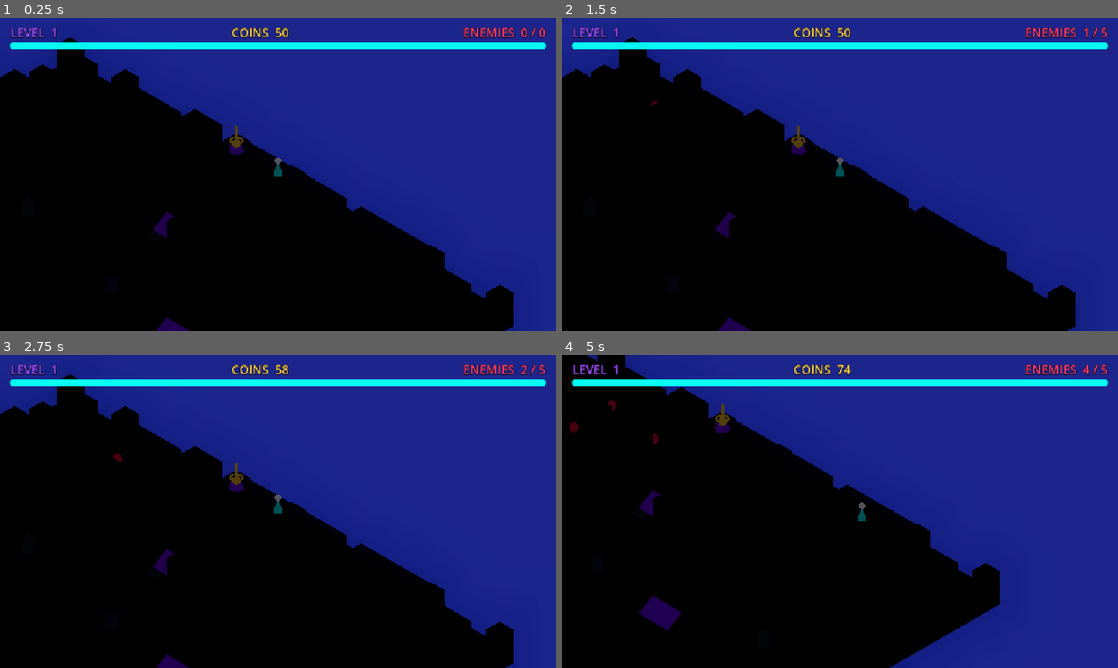
Above: before the commit, frames 1-4 (two rows, left to right).
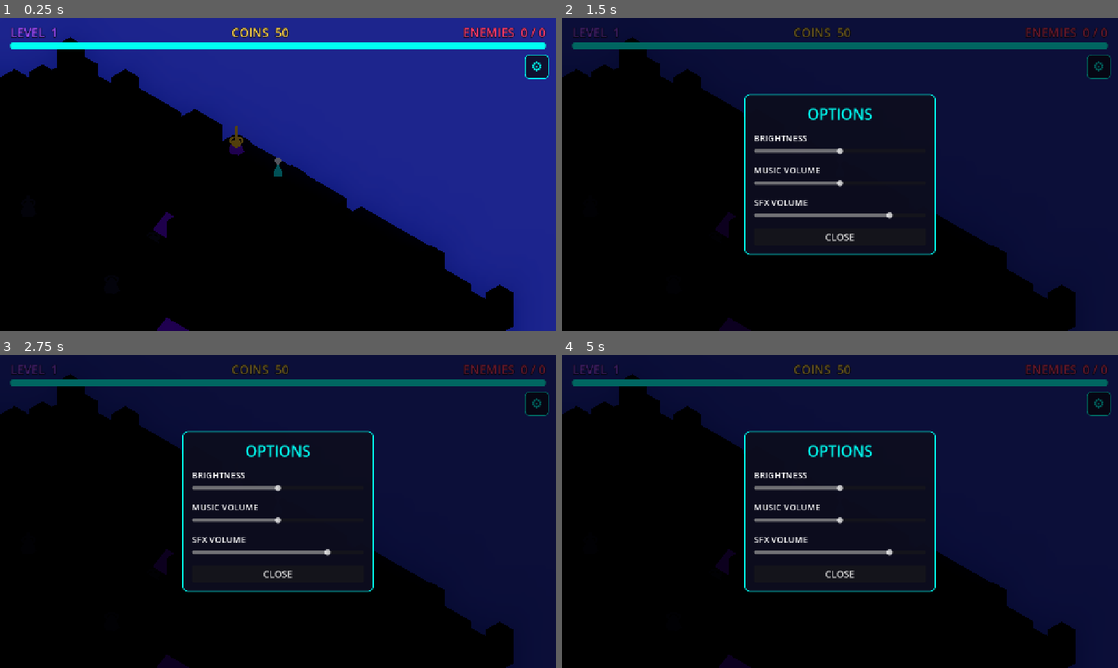
Above: after the commit, the same moments.

Repository: requaos/yarbell
Game: Godot game, scene res://scenes/game/game.tscn
Two runs of this game, one before a commit and one after it. Both use one fixed random seed, a clock stepped at 60 frames per second and the inputs below.
Inputs (mouse positions are in pixels of both pictures, inside the frame that each line leads up to):
- Up to frame 1 (0.25 s): no input
- Up to frame 2 (1.5 s): click (1101, 68) at 0.5 s, where only the run after the commit has a clickable "⚙"; click (1101, 68) at 1.25 s, where only the run after the commit has a clickable "⚙"
- Up to frame 3 (2.75 s): click (539, 405) at 2 s, where only the run after the commit has a clickable "⚙"
- Up to frame 4 (5 s): tap Enter at 2.75 s; move the mouse to (962, 495) at 2.77 s; click (962, 495) at 2.92 s; tap Space at 3.5 s; move the mouse to (728, 527) at 3.52 s; click (728, 527) at 3.67 s; move the mouse to (895, 442) at 4.27 s; click (895, 442) at 4.42 s

The runs differ from the first frame. In frame 1, 0.3% of the frame differs, in the area x 94-99%, y 11-20%; in frame 2, 59%; in frame 3, 59%; in frame 4, 64%, in the area x 0-100%, y 0-100%.

Commit message:
Add sound effects, ambient music, and an options modal
Procedural audio (no binary assets), autoloaded as Audio:
- SFX synthesised at runtime: tower firing, missile explosions, enemy deaths,
  played from a small polyphonic pool on an SFX bus.
- A looping ambient music bed on a Music bus: a pulsing drone + per-beat bass
  with light chime variation (A-minor pentatonic) sequenced over four measures,
  MIDI-style (Godot can't play .mid, so it's synthesised in code).

Options: a gear button on the UI edge opens a modal (pauses the game) with
sliders for game brightness (Environment post-process), music volume, and SFX
volume. Brightness routed through game.gd; volumes through the audio buses.

Diff:
--- a/game/project.godot
+++ b/game/project.godot
@@ -19,6 +19,7 @@
 
 Palette="*res://scripts/autoload/palette.gd"
 GameState="*res://scripts/autoload/game_state.gd"
+Audio="*res://scripts/autoload/audio.gd"
 
 [display]
 
--- /dev/null
+++ b/game/scripts/autoload/audio.gd
@@ -0,0 +1,195 @@
+extends Node
+## Procedural audio, autoloaded as "Audio". Synthesises all sound at runtime
+## (no binary audio assets): short SFX one-shots and a looping ambient music bed
+## — a pulsing drone + bass with light chime variation sequenced over four
+## measures (MIDI-style, since Godot can't play .mid directly). Music and SFX
+## have their own buses so their volume can be controlled independently.
+
+const MIX := 22050
+
+var _music_bus := 1
+var _sfx_bus := 2
+var _music_player: AudioStreamPlayer
+var _sfx_pool: Array[AudioStreamPlayer] = []
+var _sfx_next := 0
+var _sfx: Dictionary = {}
+
+func _ready() -> void:
+	process_mode = Node.PROCESS_MODE_ALWAYS
+	_setup_buses()
+	_build_sfx()
+	_build_sfx_pool()
+	_build_music()
+
+# --- buses / volume -----------------------------------------------------------
+
+func _setup_buses() -> void:
+	_music_bus = AudioServer.bus_count
+	AudioServer.add_bus()
+	AudioServer.set_bus_name(_music_bus, "Music")
+	AudioServer.set_bus_send(_music_bus, "Master")
+	_sfx_bus = AudioServer.bus_count
+	AudioServer.add_bus()
+	AudioServer.set_bus_name(_sfx_bus, "SFX")
+	AudioServer.set_bus_send(_sfx_bus, "Master")
+	set_music_volume(0.5)
+	set_sfx_volume(0.8)
+
+func set_music_volume(v: float) -> void:
+	AudioServer.set_bus_mute(_music_bus, v <= 0.001)
+	AudioServer.set_bus_volume_db(_music_bus, linear_to_db(clampf(v, 0.001, 1.0)))
+
+func set_sfx_volume(v: float) -> void:
+	AudioServer.set_bus_mute(_sfx_bus, v <= 0.001)
+	AudioServer.set_bus_volume_db(_sfx_bus, linear_to_db(clampf(v, 0.001, 1.0)))
+
+# --- playback -----------------------------------------------------------------
+
+func play_sfx(sfx_name: String) -> void:
+	if not _sfx.has(sfx_name) or _sfx_pool.is_empty():
+		return
+	var player := _sfx_pool[_sfx_next]
+	_sfx_next = (_sfx_next + 1) % _sfx_pool.size()
+	player.stream = _sfx[sfx_name]
+	player.play()
+
+func _build_sfx_pool() -> void:
+	for i in 10:
+		var player := AudioStreamPlayer.new()
+		player.bus = "SFX"
+		player.process_mode = Node.PROCESS_MODE_ALWAYS
+		add_child(player)
+		_sfx_pool.append(player)
+
+func _build_music() -> void:
+	_music_player = AudioStreamPlayer.new()
+	_music_player.bus = "Music"
+	_music_player.process_mode = Node.PROCESS_MODE_ALWAYS
+	_music_player.stream = _make_wav(_render_music(), true)
+	add_child(_music_player)
+	_music_player.play()
+
+# --- SFX synthesis ------------------------------------------------------------
+
+func _build_sfx() -> void:
+	_sfx["fire"] = _make_wav(_sfx_fire(), false)
+	_sfx["boom"] = _make_wav(_sfx_boom(), false)
+	_sfx["death"] = _make_wav(_sfx_death(), false)
+
+func _sfx_fire() -> PackedFloat32Array:
+	var n := int(0.09 * MIX)
+	var buf := PackedFloat32Array()
+	buf.resize(n)
+	var phase := 0.0
+	for i in n:
+		var k := float(i) / n
+		phase += TAU * lerpf(1300.0, 520.0, k) / MIX
+		buf[i] = sin(phase) * 0.5 * pow(1.0 - k, 2.0)
+	return buf
+
+func _sfx_boom() -> PackedFloat32Array:
+	var n := int(0.30 * MIX)
+	var buf := PackedFloat32Array()
+	buf.resize(n)
+	var phase := 0.0
+	for i in n:
+		var k := float(i) / n
+		phase += TAU * lerpf(150.0, 50.0, k) / MIX
+		var noise := (randf() * 2.0 - 1.0) * (1.0 - k)
+		buf[i] = (sin(phase) * 0.6 + noise * 0.5) * pow(1.0 - k, 1.4)
+	return buf
+
+func _sfx_death() -> PackedFloat32Array:
+	var n := int(0.22 * MIX)
+	var buf := PackedFloat32Array()
+	buf.resize(n)
+	var phase := 0.0
+	for i in n:
+		var k := float(i) / n
+		phase += TAU * lerpf(520.0, 90.0, k) / MIX
+		var noise := (randf() * 2.0 - 1.0) * 0.3 * (1.0 - k)
+		buf[i] = (sin(phase) * 0.5 + noise) * pow(1.0 - k, 1.6)
+	return buf
+
+# --- music synthesis ----------------------------------------------------------
+
+func _render_music() -> PackedFloat32Array:
+	var bpm := 80.0
+	var beat := 60.0 / bpm
+	var beats := 16                     # four 4/4 measures
+	var n := int(beat * beats * MIX)
+	var buf := PackedFloat32Array()
+	buf.resize(n)
+
+	# Ambient pulsing drone (freqs chosen for whole cycles over the loop so it
+	# repeats seamlessly).
+	_mix_drone(buf, 110.0, 0.06)        # A2
+	_mix_drone(buf, 165.0, 0.04)        # ~E3
+
+	# Pulsing bass on every beat.
+	for b in beats:
+		_mix_note(buf, b * beat, 110.0, beat * 0.9, 0.26, 0.01, 3.0)
+
+	# Light chime variation across the four measures (A-minor pentatonic).
+	var scale := [440.0, 523.25, 587.33, 659.25, 783.99]  # A C D E G
+	var chimes := [
+		[0.5, 3], [2.5, 0],
+		[4.0, 4], [6.5, 2],
+		[8.5, 1], [10.0, 3], [11.5, 0],
+		[12.0, 2], [14.0, 4],
+	]
+	for c in chimes:
+		var t: float = c[0] * beat
+		var f: float = scale[c[1]]
+		_mix_note(buf, t, f, 1.3, 0.14, 0.005, 2.2)
+		_mix_note(buf, t, f * 2.0, 1.0, 0.05, 0.005, 2.5)
+
+	_normalize(buf, 0.75)
+	return buf
+
+func _mix_drone(buf: PackedFloat32Array, freq: float, amp: float) -> void:
+	var phase := 0.0
+	for i in buf.size():
+		phase += TAU * freq / MIX
+		var lfo := 0.6 + 0.4 * sin(TAU * 0.5 * float(i) / MIX)  # 0.5 Hz pulse
+		buf[i] += sin(phase) * amp * lfo
+
+func _mix_note(buf: PackedFloat32Array, start_t: float, freq: float, dur: float, amp: float, attack: float, decay_pow: float) -> void:
+	var start := int(start_t * MIX)
+	var n := int(dur * MIX)
+	var phase := 0.0
+	for i in n:
+		var idx := start + i
+		if idx >= buf.size():
+			break
+		var k := float(i) / n
+		phase += TAU * freq / MIX
+		var atk := clampf(float(i) / maxf(1.0, attack * MIX), 0.0, 1.0)
+		buf[idx] += sin(phase) * amp * atk * pow(1.0 - k, decay_pow)
+
+func _normalize(buf: PackedFloat32Array, target: float) -> void:
+	var peak := 0.0
+	for v in buf:
+		peak = maxf(peak, absf(v))
+	if peak > 0.0001:
+		var scale := target / peak
+		for i in buf.size():
+			buf[i] *= scale
+
+# --- helpers ------------------------------------------------------------------
+
+func _make_wav(samples: PackedFloat32Array, loop: bool) -> AudioStreamWAV:
+	var wav := AudioStreamWAV.new()
+	wav.format = AudioStreamWAV.FORMAT_16_BITS
+	wav.mix_rate = MIX
+	wav.stereo = false
+	var bytes := PackedByteArray()
+	bytes.resize(samples.size() * 2)
+	for i in samples.size():
+		bytes.encode_s16(i * 2, int(clampf(samples[i], -1.0, 1.0) * 32767.0))
+	wav.data = bytes
+	if loop:
+		wav.loop_mode = AudioStreamWAV.LOOP_FORWARD
+		wav.loop_begin = 0
+		wav.loop_end = samples.size()
+	return wav
--- a/game/scripts/enemy.gd
+++ b/game/scripts/enemy.gd
@@ -128,5 +128,6 @@
 		_dead = true
 		remove_from_group("enemies")
 		GameState.add_coins(coin_drop)
+		Audio.play_sfx("death")
 		died.emit(self)
 		queue_free()
--- a/game/scripts/game.gd
+++ b/game/scripts/game.gd
@@ -14,6 +14,7 @@
 
 var _camera: Camera3D
 var _cam_look := Vector3.ZERO   # smoothed point the camera centers on
+var _env: Environment
 
 func _ready() -> void:
 	print("Yarbell booted")
@@ -48,9 +49,19 @@
 	env.set_glow_level(3, 1.0)
 	env.set_glow_level(5, 1.0)
 
+	# Post-process brightness, adjustable from the options menu.
+	env.adjustment_enabled = true
+	env.adjustment_brightness = 1.0
+
+	_env = env
 	var world_env := WorldEnvironment.new()
 	world_env.environment = env
 	add_child(world_env)
+
+## Called by the options modal.
+func set_brightness(value: float) -> void:
+	if _env:
+		_env.adjustment_brightness = value
 
 func _setup_camera() -> void:
 	_camera = Camera3D.new()
--- a/game/scripts/hud.gd
+++ b/game/scripts/hud.gd
@@ -9,8 +9,12 @@
 var _hp: ProgressBar
 var _overlay: Label
 var _toast: Label
+var _options: ColorRect
 
 func _ready() -> void:
+	# Keep the HUD (and its options modal) responsive while the game is paused.
+	process_mode = Node.PROCESS_MODE_ALWAYS
+
 	var root := Control.new()
 	root.set_anchors_preset(Control.PRESET_FULL_RECT)
 	root.mouse_filter = Control.MOUSE_FILTER_IGNORE
@@ -68,6 +72,8 @@
 	_toast.visible = false
 	root.add_child(_toast)
 
+	_build_options(root)
+
 	_on_coins(GameState.coins)
 	_on_level(GameState.level)
 	_on_enemies(0, 0)
@@ -112,6 +118,109 @@
 	tween.tween_interval(0.6)
 	tween.tween_property(_toast, "modulate:a", 0.0, 0.5)
 
+# --- options modal ------------------------------------------------------------
+
+func _build_options(root: Control) -> void:
+	var gear := Button.new()
+	gear.text = "⚙"   # gear
+	# Top-right, just below the HUD bars — clear of the bottom system-gesture zone.
+	gear.set_anchors_preset(Control.PRESET_TOP_RIGHT)
+	gear.offset_left = -72.0
+	gear.offset_top = 84.0
+	gear.offset_right = -16.0
+	gear.offset_bottom = 140.0
+	gear.add_theme_font_size_override("font_size", 30)
+	gear.add_theme_color_override("font_color", Palette.CYAN)
+	gear.add_theme_stylebox_override("normal", _panel_style())
+	gear.add_theme_stylebox_override("hover", _panel_style())
+	gear.add_theme_stylebox_override("pressed", _panel_style())
+	gear.pressed.connect(_open_options)
+	root.add_child(gear)
+
+	_options = ColorRect.new()
+	_options.color = Color(0.0, 0.0, 0.0, 0.6)
+	_options.set_anchors_preset(Control.PRESET_FULL_RECT)
+	_options.visible = false
+	root.add_child(_options)
+
+	var center := CenterContainer.new()
+	center.set_anchors_preset(Control.PRESET_FULL_RECT)
+	_options.add_child(center)
+
+	var panel := PanelContainer.new()
+	panel.custom_minimum_size = Vector2(440.0, 0.0)
+	panel.add_theme_stylebox_override("panel", _modal_style())
+	center.add_child(panel)
+
+	var vb := VBoxContainer.new()
+	vb.add_theme_constant_override("separation", 18)
+	panel.add_child(vb)
+
+	var title := Label.new()
+	title.text = "OPTIONS"
+	title.horizontal_alignment = HORIZONTAL_ALIGNMENT_CENTER
+	title.add_theme_font_size_override("font_size", 34)
+	title.add_theme_color_override("font_color", Palette.CYAN)
+	vb.add_child(title)
+
+	vb.add_child(_make_option_slider("BRIGHTNESS", 0.5, 1.5, 1.0, 0.05,
+		func(v: float) -> void:
+			var game := get_parent()
+			if game and game.has_method("set_brightness"):
+				game.set_brightness(v)))
+	vb.add_child(_make_option_slider("MUSIC VOLUME", 0.0, 1.0, 0.5, 0.05,
+		func(v: float) -> void: Audio.set_music_volume(v)))
+	vb.add_child(_make_option_slider("SFX VOLUME", 0.0, 1.0, 0.8, 0.05,
+		func(v: float) -> void: Audio.set_sfx_volume(v)))
+
+	var close := Button.new()
+	close.text = "CLOSE"
+	close.add_theme_font_size_override("font_size", 22)
+	close.pressed.connect(_close_options)
+	vb.add_child(close)
+
+func _make_option_slider(label_text: String, min_v: float, max_v: float, val: float, step: float, cb: Callable) -> Control:
+	var box := VBoxContainer.new()
+	var label := Label.new()
+	label.text = label_text
+	label.add_theme_font_size_override("font_size", 20)
+	label.add_theme_color_override("font_color", Color.WHITE)
+	box.add_child(label)
+	var slider := HSlider.new()
+	slider.min_value = min_v
+	slider.max_value = max_v
+	slider.step = step
+	slider.value = val
+	slider.custom_minimum_size = Vector2(380.0, 24.0)
+	slider.value_changed.connect(cb)
+	box.add_child(slider)
+	return box
+
+func _open_options() -> void:
+	_options.visible = true
+	get_tree().paused = true
+
+func _close_options() -> void:
+	_options.visible = false
+	get_tree().paused = false
+
+func _modal_style() -> StyleBoxFlat:
+	var style := StyleBoxFlat.new()
+	style.bg_color = Color(0.05, 0.05, 0.12, 0.96)
+	style.set_border_width_all(2)
+	style.border_color = Palette.CYAN
+	style.set_corner_radius_all(12)
+	style.set_content_margin_all(22)
+	return style
+
+func _panel_style() -> StyleBoxFlat:
+	var style := StyleBoxFlat.new()
+	style.bg_color = Color(0.05, 0.05, 0.12, 0.85)
+	style.set_border_width_all(2)
+	style.border_color = Palette.CYAN
+	style.set_corner_radius_all(10)
+	return style
+
 # --- widget factories ---------------------------------------------------------
 
 func _stat(color: Color) -> Label:
--- a/game/scripts/projectile.gd
+++ b/game/scripts/projectile.gd
@@ -40,6 +40,7 @@
 	for e in get_tree().get_nodes_in_group("enemies"):
 		if is_instance_valid(e) and e.global_position.distance_to(global_position) <= blast_radius:
 			e.take_damage(damage)
+	Audio.play_sfx("boom")
 	_spawn_blast()
 	queue_free()
 
--- a/game/scripts/tower.gd
+++ b/game/scripts/tower.gd
@@ -92,10 +92,12 @@
 			if t:
 				t.take_damage(attack_damage)
 				_show_beam(t.global_position)
+				Audio.play_sfx("fire")
 		Type.MISSILE:
 			var t := _nearest_enemy(attack_range)
 			if t:
 				_launch_missile(t.global_position)
+				Audio.play_sfx("fire")
 		Type.SHOCKWAVE:
 			_emit_shockwave()
 		Type.SLOW:
Not shown, added: game/scripts/autoload/audio.gd.uid
